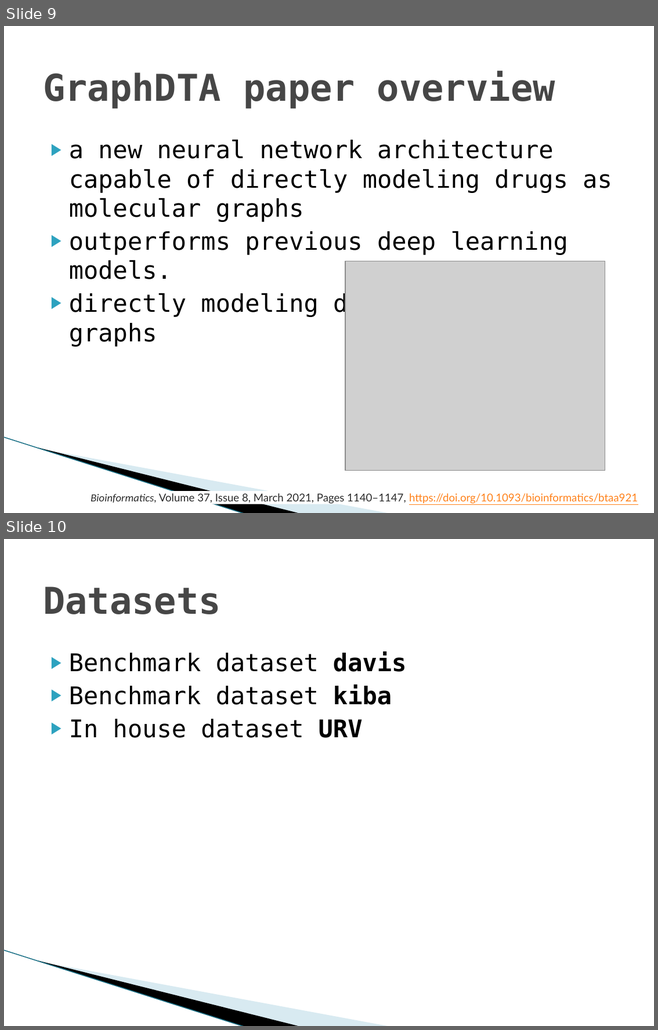
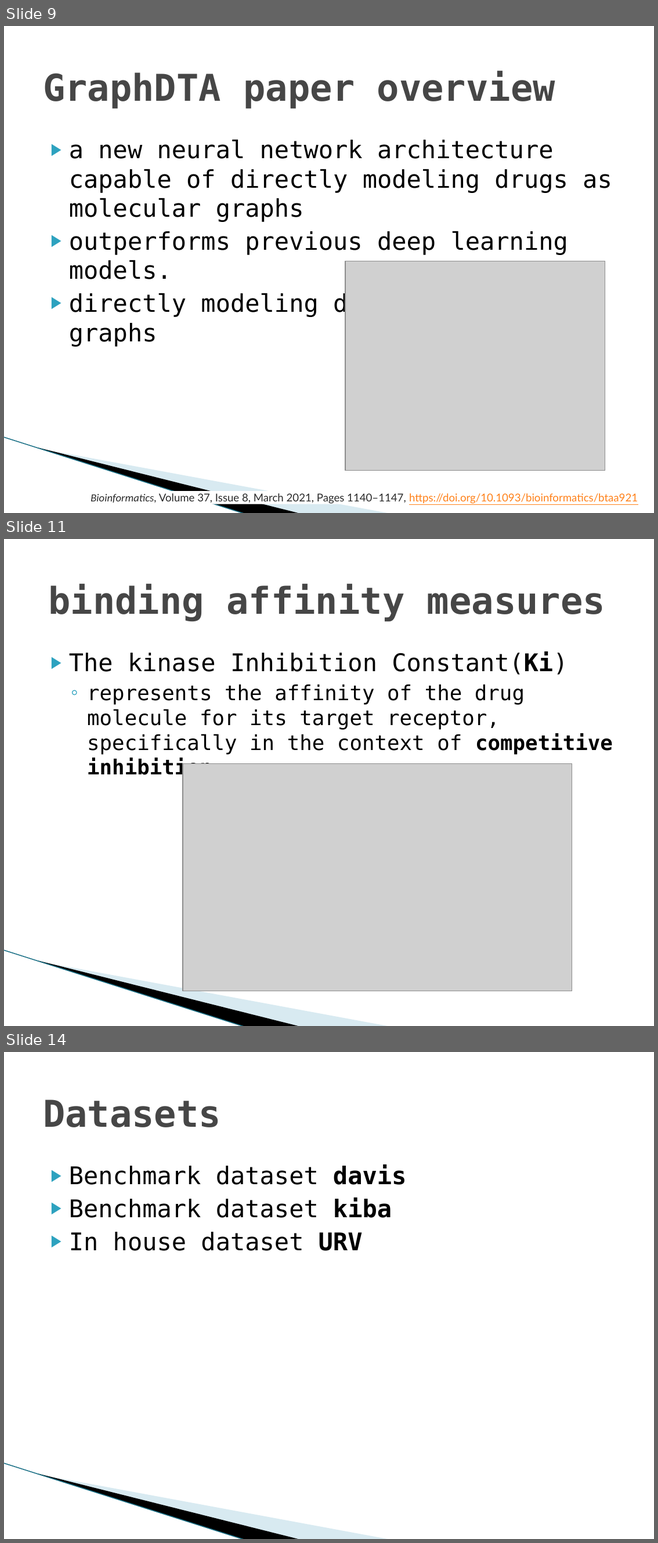
Before and after one commit to YoussefEzz/GraphDTA_forked, a slide deck: presentation/Drug Target affinity.pptx. Shown one above the other, each under a label of ours: slides 9 and 10 before the commit, slides 9, 11 and 14 after it; the slides between them are not shown. The pictures are 658x1030 and 658x1543 pixels, drawn with LibreOffice and Linux fonts; fonts in the diff are those of the drawing; grey boxes stand for pictures; background and template pictures are left out. Boxes give left, top, right and bottom in pixels: in the first picture for what was removed or moved away, otherwise in the second. Text is boxed around its words. In the diff, an @@ line names an element or a change of style, - is before the commit and + after.

```diff
--- a/presentation/Drug Target affinity.pptx
+++ b/presentation/Drug Target affinity.pptx
@@ slide 11 added at <box>4,539,654,1026</box>, background #FFFFFF; not listed: 3 template elements that a slide beside it also shows @@
@@ title added at <box>48,584,605,621</box>, 41 pt, text #464646, bold @@
+binding affinity measures
@@ text added at <box>69,652,612,780</box>, 23 pt, text #000000 @@
+▶ The kinase Inhibition Constant(Ki)
+  ◦ represents the affinity of the drug molecule for its target receptor, specifically in the context of competitive inhibition.
@@ picture added at <box>183,764,572,991</box> @@
@@ what was slide 10 is now slide 14 @@
```
Also in this commit, not shown: 16 other slides added, 1 slide removed, 38 other files.
